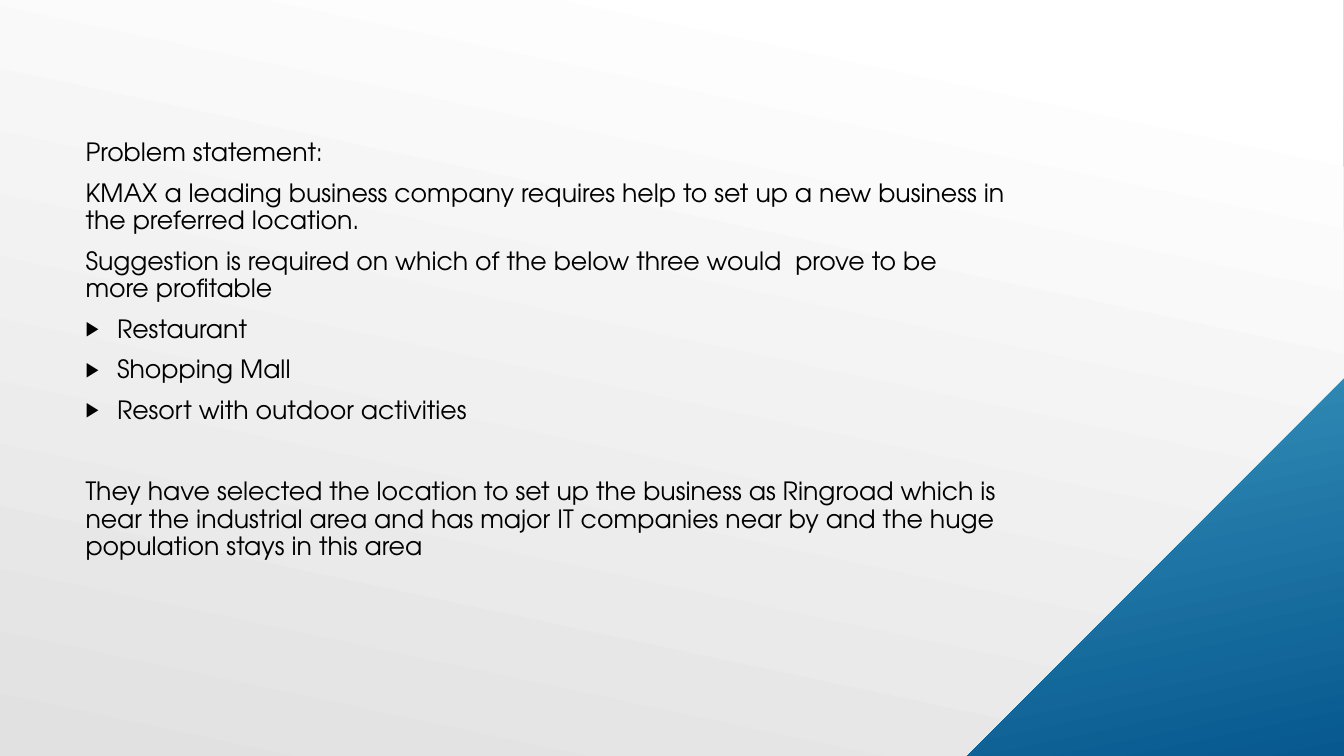
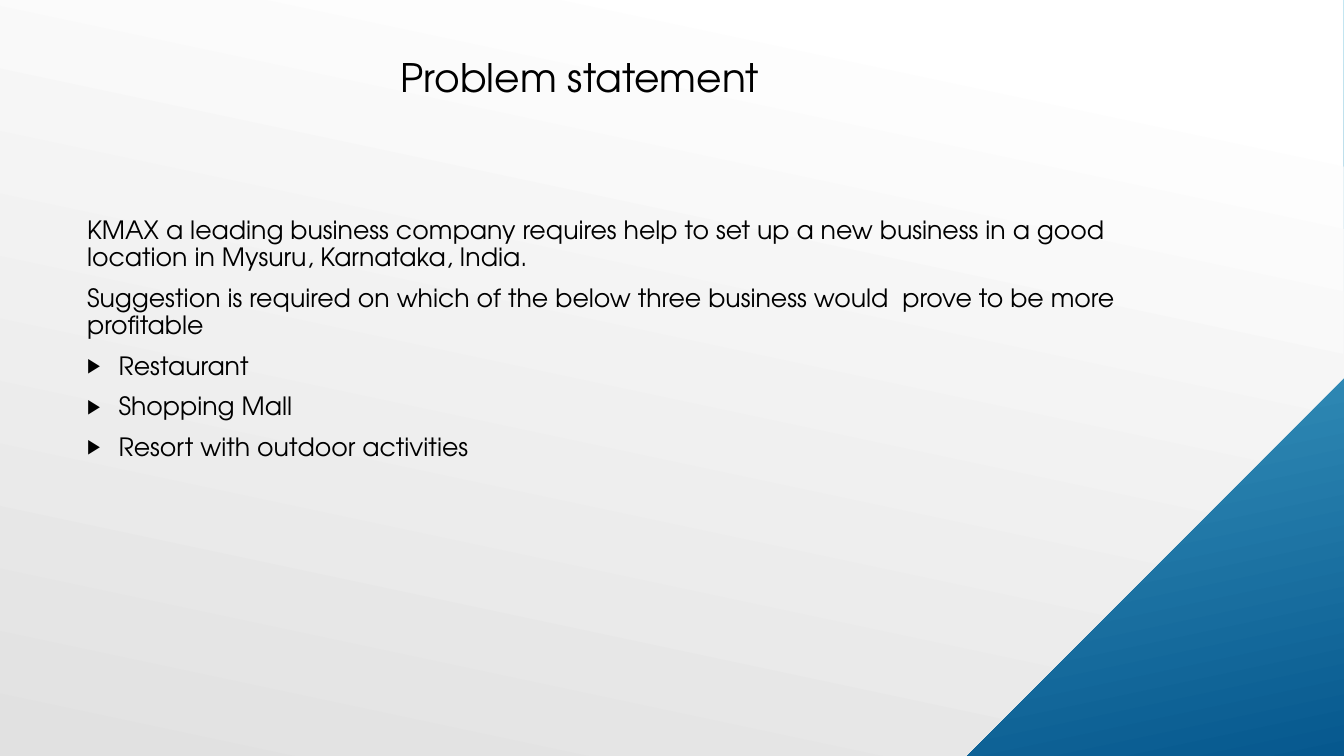
Before and after one commit to kaarthikha/Learn, a slide deck: slide 3 of Predict THE PROJECT.pptx (slide 2 before the commit). Drawn at 1344x756 pixels with LibreOffice and Linux fonts; fonts in the diff are those of the drawing. Boxes give left, top, right and bottom in pixels: in the first picture for what was removed or moved away, otherwise in the second. Text is boxed around its words. In the diff, an @@ line names an element or a change of style, - is before the commit and + after.

```diff
--- a/Predict THE PROJECT.pptx
+++ b/Predict THE PROJECT.pptx
@@ text "KMAX a leading business company ...": place and size @@
-text "KMAX a leading business company ..." at bbox=[86, 142, 1004, 560]
+text "KMAX a leading business company ..." at bbox=[87, 220, 1114, 457]
@@ text added at bbox=[401, 63, 760, 93], 28 pt, text #000000 @@
+Problem statement
@@ text at bbox=[87, 220, 1114, 339]: text changed @@
-Problem statement:
-KMAX a leading business company requires help to set up a new business in the preferred location.
-Suggestion is required on which of the below three would prove to be more profitable
+KMAX a leading business company requires help to set up a new business in a good location in Mysuru, Karnataka, India.
+Suggestion is required on which of the below three business would prove to be more profitable
@@ text at bbox=[86, 481, 995, 560]: paragraph removed @@
-They have selected the location to set up the business as Ringroad which is near the industrial area and has major IT companies near by and the huge population stays in this area
```
Also in this commit, not shown: 3 other slides changed, 9 slides added, 3 slides removed.
